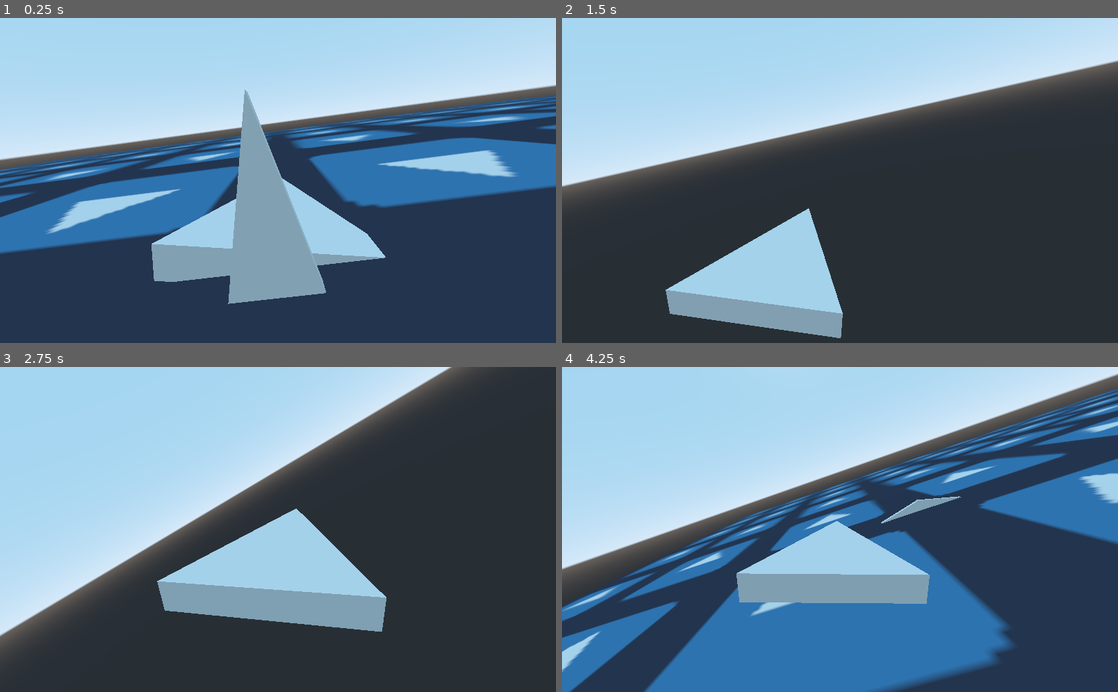
Above: before the commit, frames 1-4 (two rows, left to right).
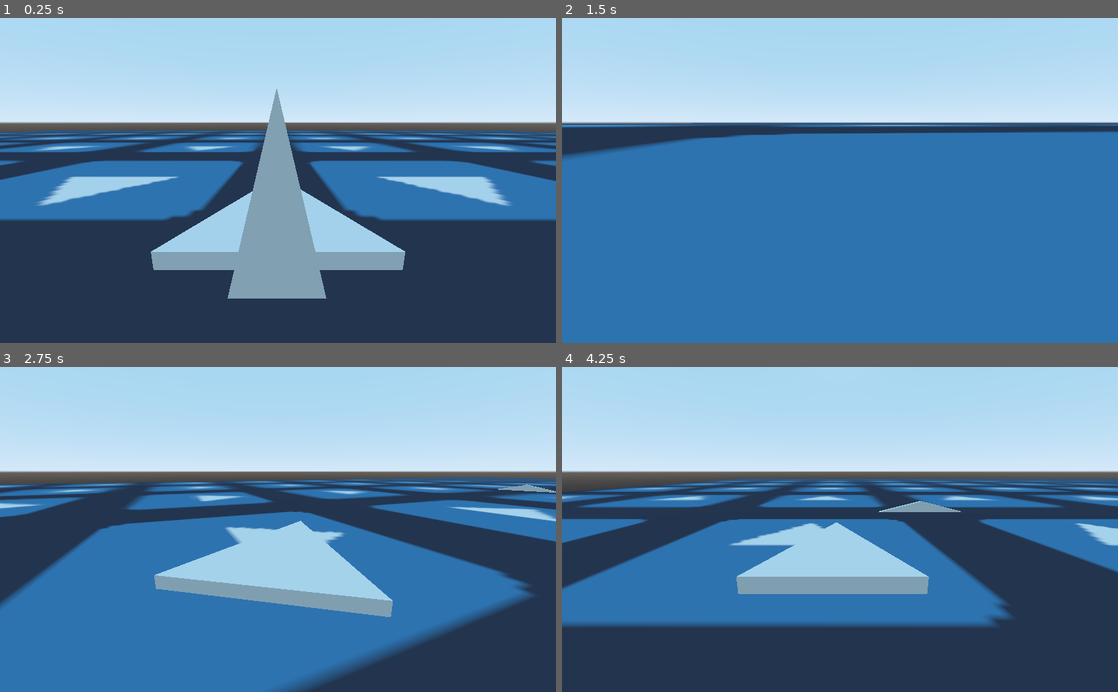
Above: after the commit, the same moments.

Repository: winston-yallow/godot_wild_jam_20
Game: Godot game, scene res://maps/00_Test.tscn
Two runs of this game, one before a commit and one after it. Both use one fixed random seed, a clock stepped at 60 frames per second and the inputs below. The engine's default icon, where the game draws it, is replaced by a stand-in: a white triangle on a blue panel in a dark square.
Inputs:
- Up to frame 1 (0.25 s): no input
- Up to frame 2 (1.5 s): hold D (game_right) 0.53-1.28 s; hold S (game_down) from 1.28 s (still down)
- Up to frame 3 (2.75 s): release S (game_down) at 2.03 s; hold D (game_right) from 2.03 s (still down)
- Up to frame 4 (4.25 s): release D (game_right) at 2.78 s; hold W (game_up) 2.78-3.53 s; hold A (game_left) from 3.53 s (still down)

The runs differ from the first frame. In frame 1, 28% of the frame differs, in the area x 0-100%, y 20-89%; in frame 2, 74%; in frame 3, 76%, in the area x 0-100%, y 0-100%; in frame 4, 51%.

Commit message:
Use global up vector for player orientation

Diff:
--- a/game/player/Player.gd
+++ b/game/player/Player.gd
@@ -46,7 +46,7 @@
     offset += delta * speed
     var ahead := _interpolate_offset(offset + lookahead, direction)
     var start := _interpolate_offset(offset, direction, true)
-    var up := Vector3(-5, 20, 0) - global_transform.origin
+    var up := Vector3.UP
 
     desired.origin = start + direction
     desired = desired.looking_at(ahead + direction, up)
